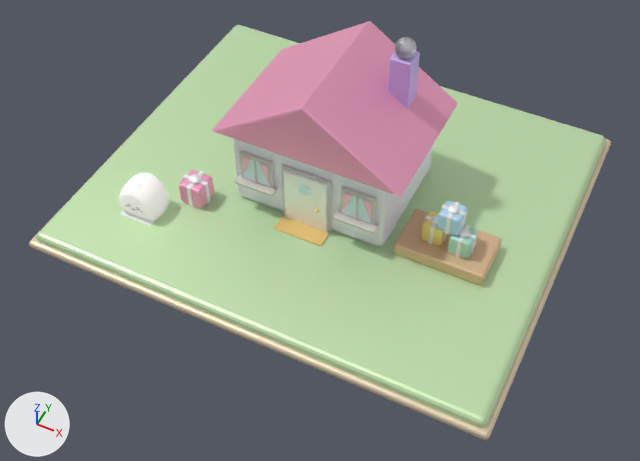
The glTF model game/art/models/buildings/factory/building_factory_L02.glb, before and after one commit.
Camera for both pictures: a camera (50 mm lens) standing at (15.4, -32.7, 36.2) and looking at (1.1, -4.2, 0.6). The axes (+X, +Y, +Z) are drawn at lower left. The lights are the same throughout. The older version comes first. Where no turn or scale is listed for an object, it has been applied to the vertices.
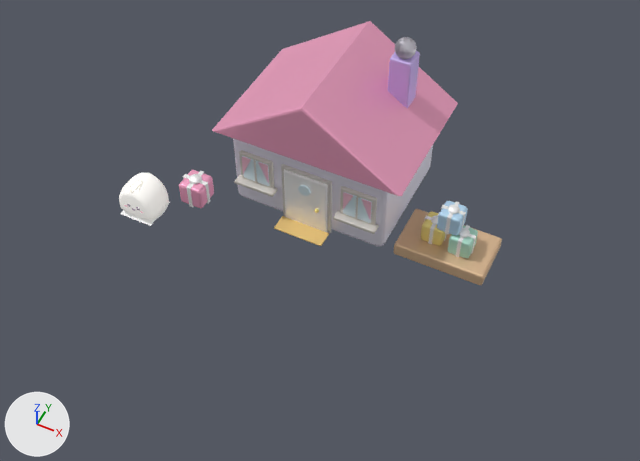
Boxes (x1, y1, x2, y2) around the edits, measured in the pictures (640 x 461 px):
'Mesh_24', deleted (green): before (36, 25, 606, 428)
'Mesh_25', deleted: before (29, 27, 611, 440)

The edits, one by one:
Object 'Mesh_24' (ob_mesh_24) is deleted.
Object 'Mesh_25' (ob_mesh_25) is deleted.
